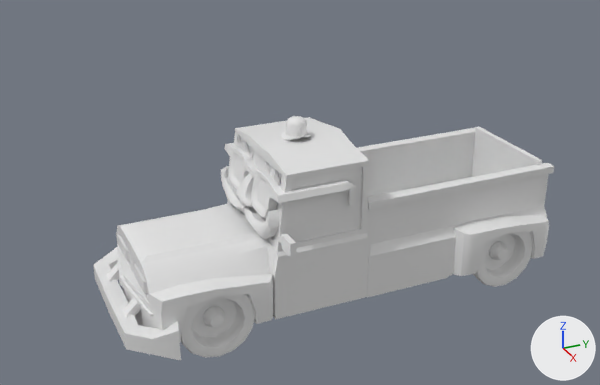
The Blender file Documentacao/Modelos/Cenário/Modelos3D/Claudio/Blender/Carro gameCorrigindo.blend: old version first, new version second.
Both versions are drawn from a 50 mm camera at (9.54, -1.84, 6.4) aimed at (0.11, 2.4, 1.69). The axes (+X, +Y, +Z) are drawn at lower right. The lights are the same throughout.

In view in the first picture: 'CabineCarro', 'CapoCarro', 'CarroceriaCarro', 'Chapeu', 'OculosDeDisfarce', 'PortaCarroceria ', 'PortaDir', 'RodaFrenteEsq', 'RodaTraseiraEsq'.
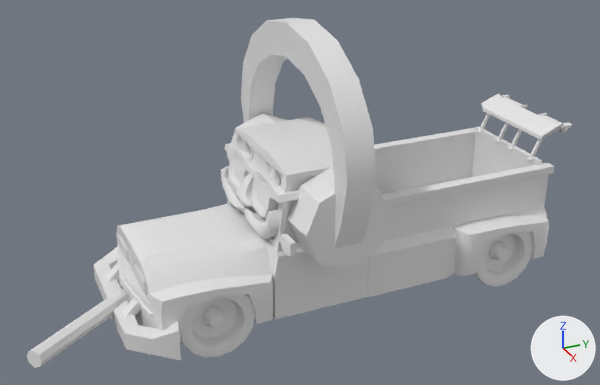
The change, as a diff of the scene's bpy script:
```diff
--- a/Documentacao/Modelos/Cenário/Modelos3D/Claudio/Blender/Carro gameCorrigindo.blend.py
+++ b/Documentacao/Modelos/Cenário/Modelos3D/Claudio/Blender/Carro gameCorrigindo.blend.py
@@ me_cylinder_004 @@
+me_cylinder_004.from_pydata(...)  # 66 vertices, 72 faces; spans x -0.157..1.121, y -3.216..-1.773, z -1.09..-0.754
@@ me_cube_001 @@
+me_cube_001.from_pydata(...)  # 108 vertices, 100 faces; spans x -0.77..0.77, y -0.11..0.49, z -0.03..0.52
@@ me_cylinder_003 @@
+me_cylinder_003.from_pydata(...)  # 104 vertices, 114 faces; spans x -1.75..1.75, y -0.59..0.61, z -1.31..1.54
+me_cylinder_003.polygons.foreach_set('use_smooth', [True] * 114)
@@ ob_chapeu @@
 ob_chapeu.location = (0.01, 2.4, 2.5)
+ob_chapeu.hide_set(True)
@@ ob_palha @@
+ob_palha = bpy.data.objects.new('Palha', me_cylinder_004)
+ob_palha.location = (0.1, 1.76, 1.6)
@@ ob_spoiler @@
+ob_spoiler = bpy.data.objects.new('Spoiler', me_cube_001)
+ob_spoiler.location = (-0.01, 5.95, 1.81)
@@ ob_fonedeouvido @@
+ob_fonedeouvido = bpy.data.objects.new('FoneDeOuvido', me_cylinder_003)
+ob_fonedeouvido.location = (-0.01, 2.46, 2.47)
```

Location of each change, (x1, y1, x2, y2) in pixels of the pictures (600 x 385 px):
'FoneDeOuvido', added
    after: (226, 18, 391, 269)
'Spoiler', added
    after: (477, 93, 572, 160)
'Palha', added
    after: (27, 289, 129, 368)
'Chapeu', hidden
    before: (281, 116, 311, 140)
